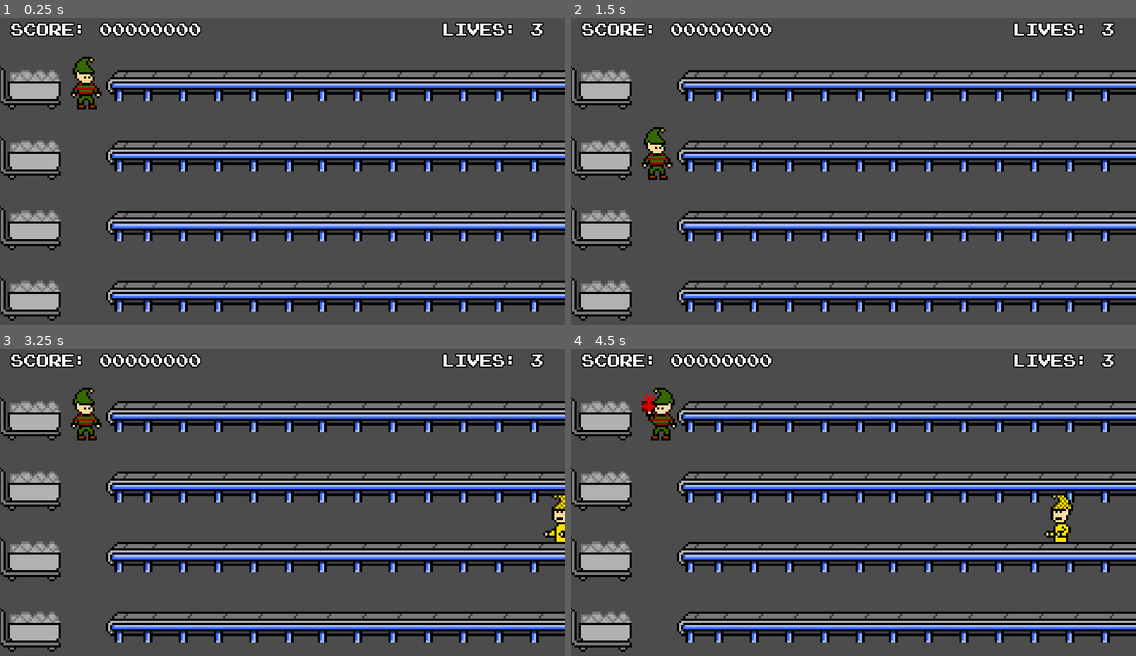
Above: before the commit, frames 1-4 (two rows, left to right).
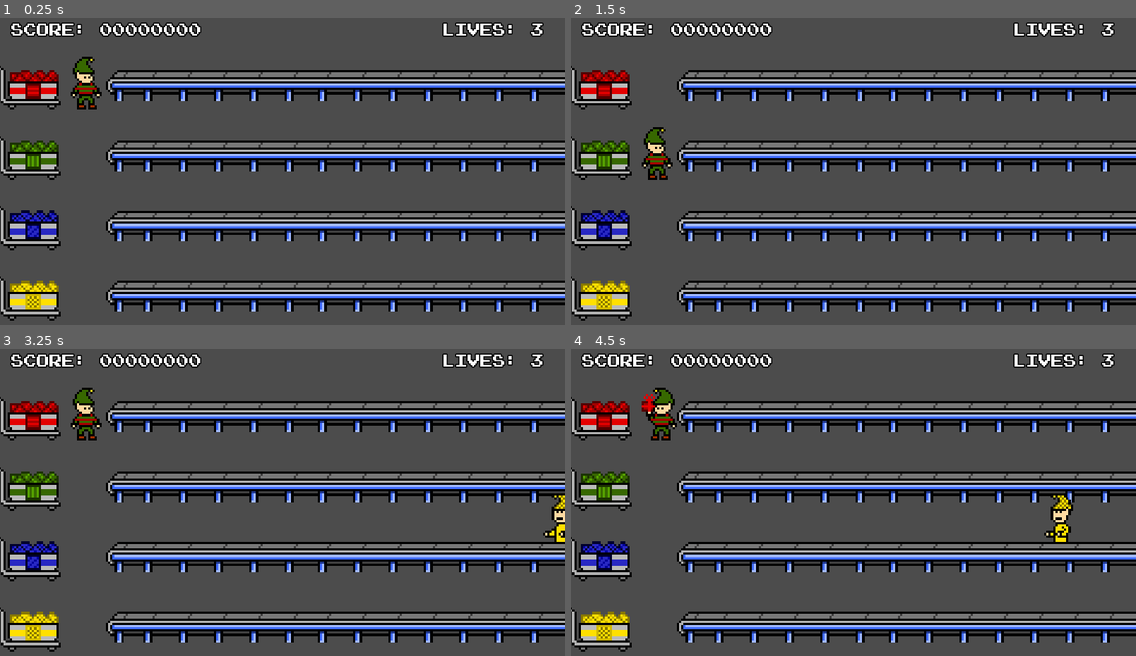
Above: after the commit, the same moments.

Repository: cjrose/Gifter
Game: Godot game, scene res://_scenes/Game/Game.tscn
Same seed, same stepped clock (60 frames per second), same inputs: the game is played once before the commit and once after it.
Inputs:
- Up to frame 1 (0.25 s): no input
- Up to frame 2 (1.5 s): tap Enter at 0.5 s; hold Right (ui_right) 0.53-1.28 s; tap Space at 1.25 s; hold Down (ui_down) from 1.28 s (still down)
- Up to frame 3 (3.25 s): tap Enter at 2 s; release Down (ui_down) at 2.03 s; hold Right (ui_right) 2.03-2.78 s; tap Space at 2.75 s; hold Up (ui_up) from 2.78 s (still down)
- Up to frame 4 (4.5 s): release Up (ui_up) at 3.53 s; hold Left (ui_left) from 3.53 s (still down)

The runs differ from the first frame. In frame 1, 2.8% of the frame differs, in the area x 0-11%, y 16-97%; in frame 2, 2.8%; in frame 3, 2.8%; in frame 4, 2.8%.

Commit message:
added colored droppers & basic menu

Diff:
--- a/_scenes/Game/Game.tscn
+++ b/_scenes/Game/Game.tscn
@@ -1,10 +1,13 @@
-[gd_scene load_steps=6 format=2]
+[gd_scene load_steps=9 format=2]
 
 [ext_resource path="res://scripts/Game/Game.gd" type="Script" id=1]
-[ext_resource path="res://sprites/presents/placeholder-present-pickup.png" type="Texture" id=2]
-[ext_resource path="res://_scenes/Game/Player.tscn" type="PackedScene" id=3]
-[ext_resource path="res://_scenes/Game/Table.tscn" type="PackedScene" id=4]
-[ext_resource path="res://_scenes/Game/HUD.tscn" type="PackedScene" id=5]
+[ext_resource path="res://sprites/presents/red-present-pickup.png" type="Texture" id=2]
+[ext_resource path="res://sprites/presents/green-present-pickup.png" type="Texture" id=3]
+[ext_resource path="res://sprites/presents/blue-present-pickup.png" type="Texture" id=4]
+[ext_resource path="res://sprites/presents/yellow-present-pickup.png" type="Texture" id=5]
+[ext_resource path="res://_scenes/Game/Player.tscn" type="PackedScene" id=6]
+[ext_resource path="res://_scenes/Game/Table.tscn" type="PackedScene" id=7]
+[ext_resource path="res://_scenes/Game/HUD.tscn" type="PackedScene" id=8]
 
 [node name="Game" type="Node2D"]
 script = ExtResource( 1 )
@@ -27,22 +30,22 @@
 
 [node name="dropper_1" type="Sprite" parent="Droppers"]
 position = Vector2( 12.5, 66 )
-texture = ExtResource( 2 )
+texture = ExtResource( 3 )
 
 [node name="dropper_2" type="Sprite" parent="Droppers"]
 position = Vector2( 12.5, 98 )
-texture = ExtResource( 2 )
+texture = ExtResource( 4 )
 
 [node name="dropper_3" type="Sprite" parent="Droppers"]
 position = Vector2( 12.5, 130 )
-texture = ExtResource( 2 )
+texture = ExtResource( 5 )
 
 [node name="Camera2D" type="Camera2D" parent="."]
 scale = Vector2( 0.25, 0.25 )
 anchor_mode = 0
 current = true
 
-[node name="Character" parent="." instance=ExtResource( 3 )]
+[node name="Character" parent="." instance=ExtResource( 6 )]
 position = Vector2( -96, 12 )
 scale = Vector2( 4, 4 )
 
--- /dev/null
+++ b/_scenes/Menu.tscn
@@ -0,0 +1,46 @@
+[gd_scene load_steps=6 format=2]
+
+[ext_resource path="res://scripts/MenuController.gd" type="Script" id=1]
+[ext_resource path="res://sprites/menu/title.png" type="Texture" id=2]
+[ext_resource path="res://sprites/menu/play.png" type="Texture" id=3]
+[ext_resource path="res://sprites/menu/credits.png" type="Texture" id=4]
+[ext_resource path="res://sprites/menu/quit.png" type="Texture" id=5]
+
+[node name="MarginContainer" type="MarginContainer"]
+anchor_right = 1.0
+anchor_bottom = 1.0
+margin_left = 30.0
+margin_top = 30.0
+margin_right = -30.0
+margin_bottom = -30.0
+
+[node name="VBoxContainer" type="VBoxContainer" parent="."]
+margin_right = 964.0
+margin_bottom = 540.0
+script = ExtResource( 1 )
+
+[node name="Logo" type="TextureRect" parent="VBoxContainer"]
+margin_right = 964.0
+margin_bottom = 91.0
+texture = ExtResource( 2 )
+
+[node name="PlayBtn" type="TextureButton" parent="VBoxContainer"]
+margin_top = 95.0
+margin_right = 964.0
+margin_bottom = 165.0
+texture_normal = ExtResource( 3 )
+
+[node name="CreditsBtn" type="TextureButton" parent="VBoxContainer"]
+margin_top = 169.0
+margin_right = 964.0
+margin_bottom = 242.0
+texture_normal = ExtResource( 4 )
+
+[node name="QuitBtn" type="TextureButton" parent="VBoxContainer"]
+margin_top = 246.0
+margin_right = 964.0
+margin_bottom = 316.0
+texture_normal = ExtResource( 5 )
+[connection signal="pressed" from="VBoxContainer/PlayBtn" to="VBoxContainer" method="_on_PlayBtn_pressed"]
+[connection signal="pressed" from="VBoxContainer/CreditsBtn" to="VBoxContainer" method="_on_CreditsBtn_pressed"]
+[connection signal="pressed" from="VBoxContainer/QuitBtn" to="VBoxContainer" method="_on_QuitBtn_pressed"]
--- /dev/null
+++ b/scripts/MenuController.gd
@@ -0,0 +1,16 @@
+extends VBoxContainer
+
+var GameScene = "res://_scenes/Game/Game.tscn"
+var CreditsScene = "res://_scenes/Game/Credits.tscn"
+
+
+func _on_PlayBtn_pressed():
+	self.get_tree().change_scene(GameScene)
+
+
+func _on_CreditsBtn_pressed():
+	self.get_tree().change_scene(CreditsScene)
+
+
+func _on_QuitBtn_pressed():
+	self.get_tree().quit()
Not shown: 2 places in _scenes/Game/Game.tscn that only renumber resources
Binary file added: sprites/menu/credits.png
Not shown, added: sprites/menu/credits.png.import
Binary file added: sprites/menu/play.png
Not shown, added: sprites/menu/play.png.import
Binary file added: sprites/menu/quit.png
Not shown, added: sprites/menu/quit.png.import
Binary file added: sprites/menu/title.png
Not shown, added: sprites/menu/title.png.import
Binary file added: sprites/presents/blue-present-pickup.png
Not shown, added: sprites/presents/blue-present-pickup.png.import
Binary file added: sprites/presents/green-present-pickup.png
(and 5 more such lines)
